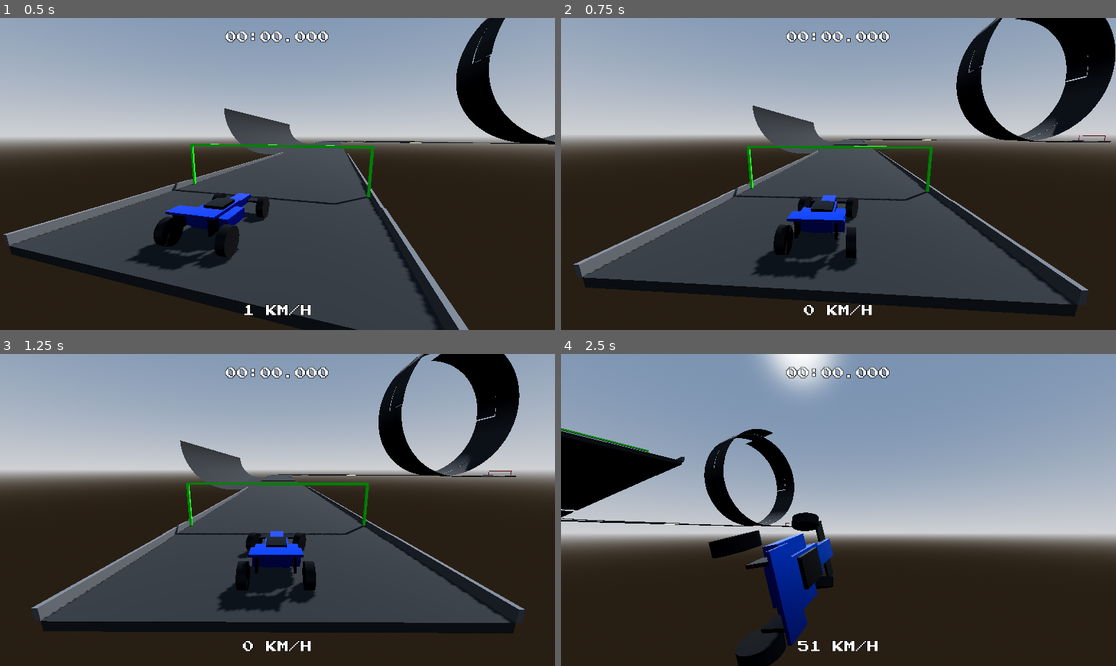
Above: before the commit, frames 1-4 (two rows, left to right).
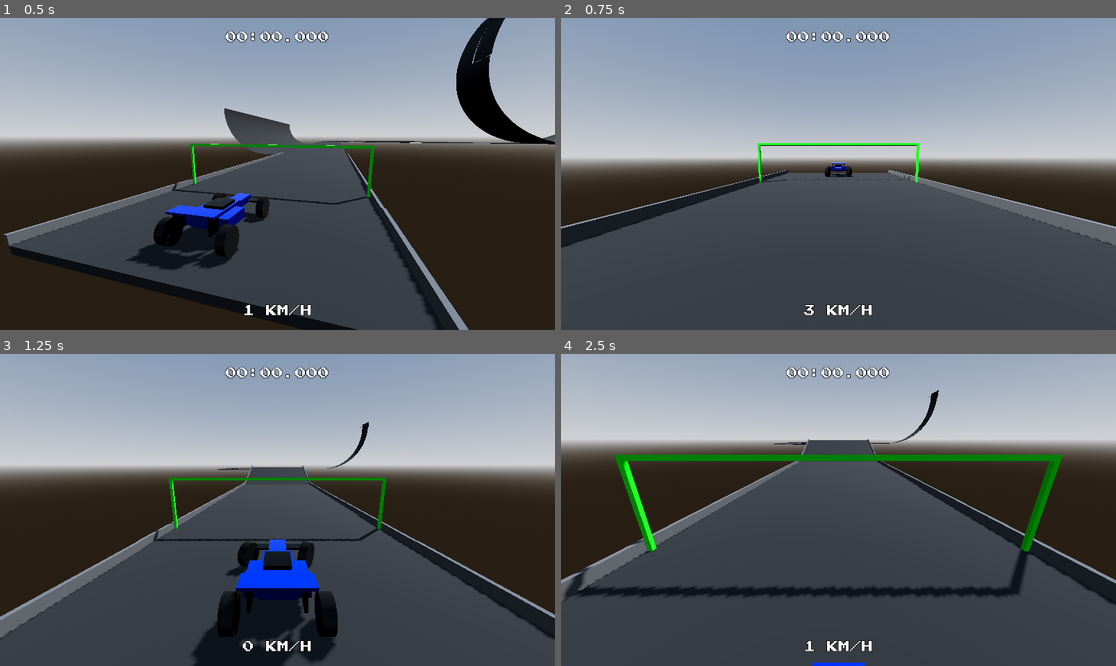
Above: after the commit, the same moments.

Repository: JosePedroDias/godot-trial-maniac
Game: Godot game, scene res://scenes/track1.tscn
Two runs of this game, one before a commit and one after it. Both use one fixed random seed, a clock stepped at 60 frames per second and the inputs below.
Inputs:
- Up to frame 1 (0.5 s): no input
- Up to frame 2 (0.75 s): hold Right (ui_right) from 0.53 s (still down); hold 2 from 0.53 s (still down)
- Up to frame 3 (1.25 s): keep holding Right (ui_right); keep holding 2; tap 1 at 0.8 s
- Up to frame 4 (2.5 s): release Right (ui_right) at 1.28 s; release 2 at 1.28 s; hold Down (ui_down) 1.28-2.03 s; tap 1 at 1.35, 2.3 s; tap 2 at 1.55 s; hold Right (ui_right) from 2.03 s (still down); hold 2 from 2.03 s (still down)

Frame 1 is identical in both runs. In frame 2, 43% of the frame differs, in the area x 0-100%, y 0-100%; in frame 3, 30%; in frame 4, 95%.

Commit message:
multitrack

Diff:
--- a/scripts/game_manager.gd
+++ b/scripts/game_manager.gd
@@ -8,22 +8,24 @@
 var best_time = 0.0
 var sfx_enabled = true
 
+var tracks = ["res://scenes/track1.tscn", "res://scenes/track2.tscn"]
+var current_track_index = 0
+
 signal state_changed(new_state)
 signal time_updated(new_time)
 signal speed_updated(new_speed)
 signal sfx_toggled(is_enabled)
 
-func toggle_sfx():
-	sfx_enabled = !sfx_enabled
-	sfx_toggled.emit(sfx_enabled)
-	return sfx_enabled
-
 func _ready():
-	# Race no longer starts automatically on ready
 	current_state = RaceState.PRE_START
+	# Sync index with current scene
+	if get_tree().current_scene:
+		var scene_path = get_tree().current_scene.scene_file_path
+		var idx = tracks.find(scene_path)
+		if idx != -1:
+			current_track_index = idx
 
 func start_race():
-	# Only start if we are not already racing
 	if current_state != RaceState.RACING:
 		current_state = RaceState.RACING
 		start_time = Time.get_ticks_msec() / 1000.0
@@ -37,11 +39,27 @@
 			best_time = race_time
 		state_changed.emit(current_state)
 
+		# Wait 2 seconds and go to next track
+		await get_tree().create_timer(2.0).timeout
+		if current_state == RaceState.FINISHED:
+			next_track()
+
+func next_track():
+	current_track_index = (current_track_index + 1) % tracks.size()
+	best_time = 0.0
+	current_state = RaceState.PRE_START
+	get_tree().change_scene_to_file(tracks[current_track_index])
+
 func reset_race():
 	current_state = RaceState.PRE_START
 	race_time = 0.0
 	state_changed.emit(current_state)
 	get_tree().reload_current_scene()
+
+func toggle_sfx():
+	sfx_enabled = !sfx_enabled
+	sfx_toggled.emit(sfx_enabled)
+	return sfx_enabled
 
 func _process(_delta):
 	if current_state == RaceState.RACING:
@@ -64,6 +82,13 @@
 		_key_states[KEY_1] = true
 	else:
 		_key_states[KEY_1] = false
+
+	if Input.is_key_pressed(KEY_2):
+		if not _key_states.get(KEY_2, false):
+			next_track()
+		_key_states[KEY_2] = true
+	else:
+		_key_states[KEY_2] = false
 
 	if Input.is_key_pressed(KEY_0):
 		if not _key_states.get(KEY_0, false):
Not shown, changed: README.md
